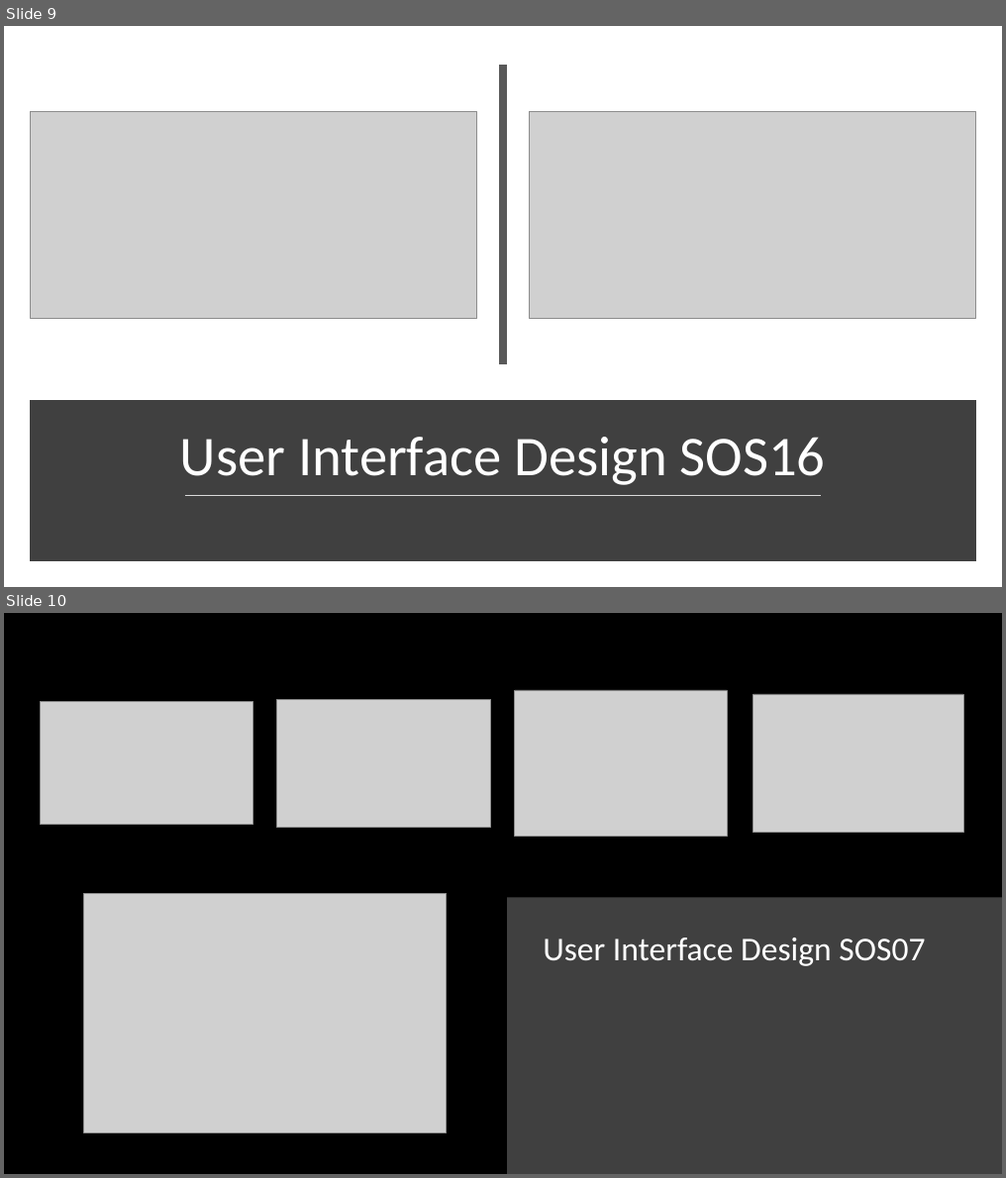
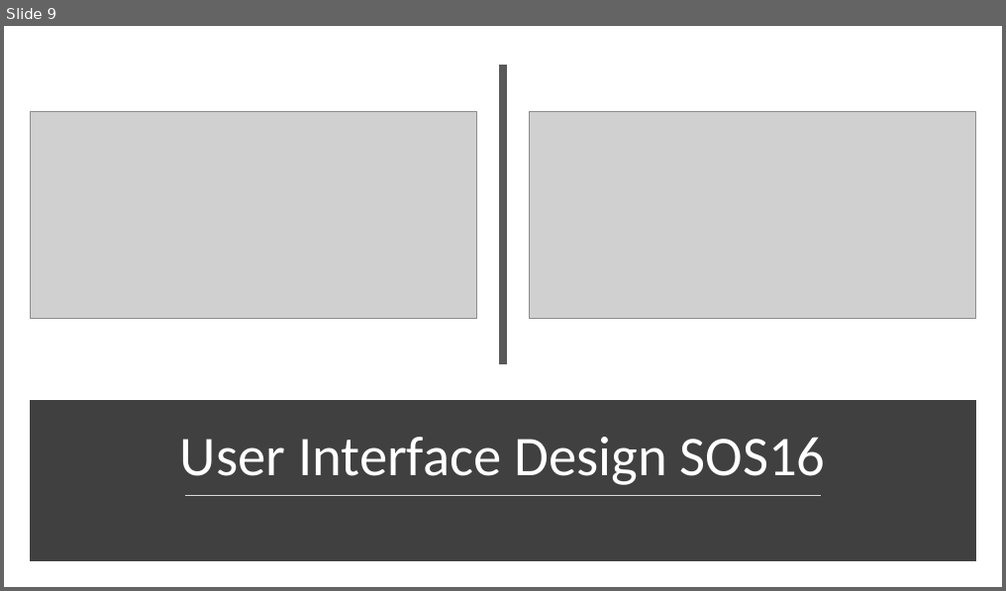
Before and after one commit to arocho032/CEN4010-Team-5, a slide deck: specifications/deliv1/SOS Deliverable 1 Presentation.pptx. Shown one above the other, each under a label of ours: slides 9 and 10 before the commit, slide 9 after it. The pictures are 1006x1178 and 1006x591 pixels, drawn with LibreOffice and Linux fonts; fonts in the diff are those of the drawing; grey boxes stand for pictures. Boxes give left, top, right and bottom in pixels: in the first picture for what was removed or moved away, otherwise in the second. Text is boxed around its words. In the diff, an @@ line names an element or a change of style, - is before the commit and + after.

```diff
--- a/specifications/deliv1/SOS Deliverable 1 Presentation.pptx
+++ b/specifications/deliv1/SOS Deliverable 1 Presentation.pptx
@@ slide 10 removed at (4,613,1002,1174), background #FFFFFF @@
@@ rectangle removed at (4,613,1002,1174) @@
@@ picture removed at (277,699,491,827) @@
@@ picture removed at (515,690,727,836) @@
@@ picture removed at (753,694,963,832) @@
@@ picture removed at (41,702,253,825) @@
@@ picture removed at (84,894,447,1134) @@
@@ rectangle removed at (507,897,1002,1174) @@
@@ title removed at (543,938,925,966) @@
-User Interface Design SOS07
```
Also in this commit, not shown: 3 slides changed, 3 slides added, 2 other slides removed, 1 other file.
